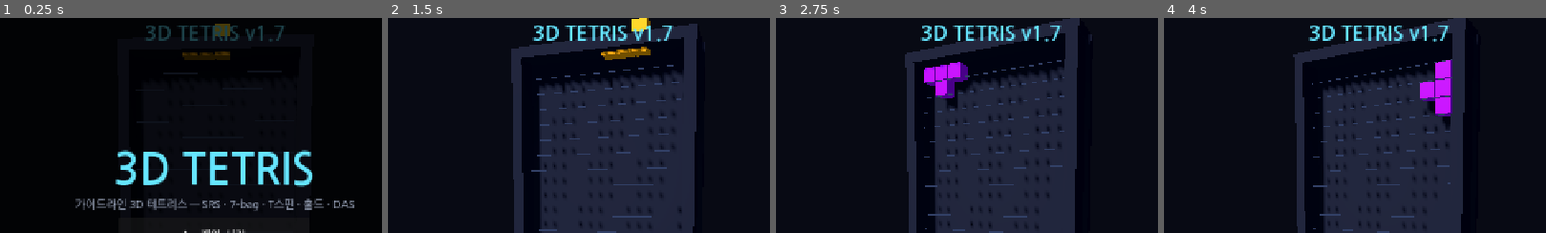
Above: before the commit, frames 1-4 (left to right).
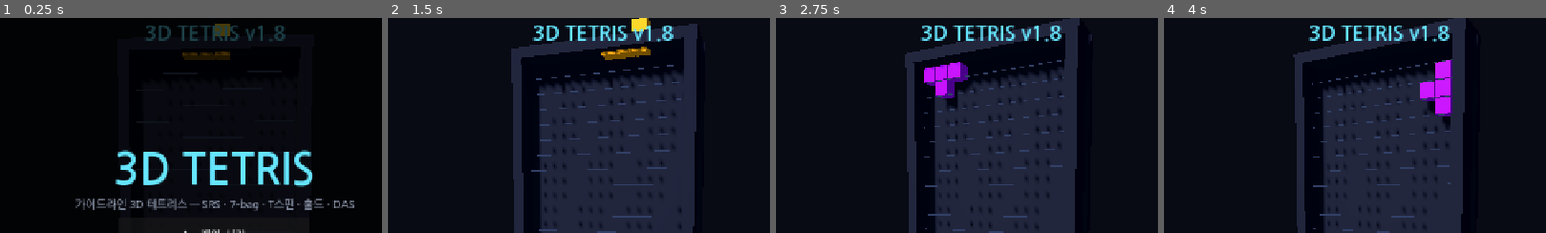
Above: after the commit, the same moments.

Repository: supark0403/3d-tetris
Game: Godot game, scene res://scenes/main.tscn
The game is run twice, just before and just after one commit, with the same random seed, the same clock (stepped at 60 frames per second) and the same inputs.
Inputs (mouse positions are % of the whole screen's width and height, from its top left):
- Up to frame 1 (0.25 s): no input
- Up to frame 2 (1.5 s): click "▶ 게임 시작" at 0.5 s; tap Enter at 1.25 s; move the mouse to (72, 45) at 1.27 s; hold D (move_right) from 1.28 s (still down); hold W (hard_drop) from 1.28 s (still down); click (72, 45) at 1.42 s
- Up to frame 3 (2.75 s): tap Space (hold_piece) at 1.55, 2.1 s; move the mouse to (30, 55) at 2.02 s; release D (move_right) at 2.03 s; release W (hard_drop) at 2.03 s; hold A (move_left) from 2.03 s (still down); tap Up (rot_180) at 2.3 s
- Up to frame 4 (4 s): move the mouse to (60, 28) at 2.77 s; release A (move_left) at 2.78 s; hold Up (rot_180) 2.78-3.53 s; hold D (move_right) from 2.78 s (still down); tap Left (rot_ccw) at 3.05, 3.6 s; move the mouse to (45, 70) at 3.52 s; click (45, 70) at 3.67 s; tap Right (rot_cw) at 3.8 s
The pictures show only the part of the screen within x 22-72%, y 0-50%; the shares and areas given below are measured in that part.

The runs differ from the first frame. In frame 1, 0.1% of the frame differs, in the area x 71-75%, y 3-11%; in frame 2, 0.2%; in frame 3, 0.2%; in frame 4, 0.2%.

Commit message:
F3 디버그 오버레이(회전/킥/락 리포트), v1.8

Diff:
--- a/scripts/main.gd
+++ b/scripts/main.gd
@@ -18,6 +18,8 @@
 var _menu: Control = null
 var _menu_settings: Control = null
 var _pause_settings: Control = null
+var _debug := false
+var _debug_l: Label = null
 var in_menu := true
 
 func _ready() -> void:
@@ -42,6 +44,11 @@
 
 func _unhandled_input(event: InputEvent) -> void:
 	if event is InputEventKey and (event as InputEventKey).echo:
+		return
+	if event is InputEventKey and (event as InputEventKey).keycode == KEY_F3 and event.pressed:
+		_debug = not _debug
+		if is_instance_valid(_debug_l):
+			_debug_l.visible = _debug
 		return
 	if _is_listening():
 		return
@@ -168,7 +175,7 @@
 	title.position = Vector2(-200, 12)
 	title.custom_minimum_size = Vector2(400, 0)
 	title.horizontal_alignment = HORIZONTAL_ALIGNMENT_CENTER
-	title.text = "3D TETRIS v1.7"
+	title.text = "3D TETRIS v1.8"
 	_font(title, 34, true)
 	title.add_theme_color_override("font_color", Color(0.4, 0.9, 1.0))
 	_ui.add_child(title)
@@ -197,6 +204,21 @@
 	_pause_panel.visible = false
 	_over_panel.visible = false
 	_build_menu()
+	_debug_l = Label.new()
+	_debug_l.set_anchors_preset(Control.PRESET_TOP_LEFT)
+	_debug_l.position = Vector2(12, 12)
+	_font(_debug_l, 15, true)
+	_debug_l.add_theme_color_override("font_color", Color(0.4, 1.0, 0.4))
+	_debug_l.visible = false
+	_ui.add_child(_debug_l)
+
+func _process(_delta: float) -> void:
+	if not is_instance_valid(_debug_l) or not _debug_l.visible:
+		return
+	var act := "-"
+	if is_instance_valid(game) and game.active_type != "":
+		act = "%s r%d piv%s" % [game.active_type, game.active_rot, str(game.active_pos)]
+	_debug_l.text = "F3 ACT %s | %s\n%s" % [act, game.last_action_text, game.last_lock_report]
 
 func _build_menu() -> void:
 	_menu = ColorRect.new()
--- a/scripts/tetris/game.gd
+++ b/scripts/tetris/game.gd
@@ -40,6 +40,8 @@
 var over := false
 var paused := false
 var last_rotate := false
+var last_action_text := "SPAWN"
+var last_lock_report := ""
 
 var _fall_acc := 0.0
 var _lock_acc := 0.0
@@ -181,6 +183,7 @@
 	if fits(cells):
 		active_pos.x += dir
 		last_rotate = false
+		last_action_text = "MOVE"
 		_ground_reset()
 		_sfx("move")
 		emit_signal("active_changed")
@@ -192,7 +195,9 @@
 		return false
 	var to_rot := posmod(active_rot + (1 if cw else -1), 4)
 	var base: Array = TetrisPieces.cells_for(active_type, to_rot)
-	for k in TetrisPieces.kicks_for(active_type, active_rot, to_rot):
+	var kicks: Array = TetrisPieces.kicks_for(active_type, active_rot, to_rot)
+	for ki in kicks.size():
+		var k: Vector2i = kicks[ki]
 		var cells: Array = []
 		for c in base:
 			cells.append(active_pos + c + k)
@@ -200,6 +205,7 @@
 			active_pos += k
 			active_rot = to_rot
 			last_rotate = true
+			last_action_text = "ROT k%d" % (ki + 1)
 			_ground_reset()
 			_sfx("rotate")
 			emit_signal("active_changed")
@@ -211,7 +217,9 @@
 		return false
 	var to_rot := posmod(active_rot + 2, 4)
 	var base: Array = TetrisPieces.cells_for(active_type, to_rot)
-	for k in TetrisPieces.kicks_for(active_type, active_rot, to_rot):
+	var kicks: Array = TetrisPieces.kicks_for(active_type, active_rot, to_rot)
+	for ki in kicks.size():
+		var k: Vector2i = kicks[ki]
 		var cells: Array = []
 		for c in base:
 			cells.append(active_pos + c + k)
@@ -219,6 +227,7 @@
 			active_pos += k
 			active_rot = to_rot
 			last_rotate = true
+			last_action_text = "ROT180 k%d" % (ki + 1)
 			_ground_reset()
 			_sfx("rotate")
 			emit_signal("active_changed")
@@ -276,6 +285,7 @@
 	score += dist * 2
 	emit_signal("hard_dropped", cells)
 	_sfx("hard")
+	last_action_text = "HARD"
 	lock_piece(true)
 
 func hold() -> void:
@@ -296,6 +306,12 @@
 	if active_type == "":
 		return
 	var spin_piece := _detect_spin()
+	var cor0 := _tspin_corners()
+	var rt := active_type
+	var rr := active_rot
+	var rp := active_pos
+	var s0 := score
+	var l0 := lines
 	var cells := active_cells()
 	var color: int = TetrisPieces.COLOR_INDEX[active_type]
 	var all_hidden := true
@@ -315,6 +331,7 @@
 		_game_over()
 		return
 	_eval_clear(spin_piece)
+	last_lock_report = "LOCK %s r%d piv%s act[%s] spin[%s] cor%d +%dL +%dpt" % [rt, rr, str(rp), last_action_text, (spin_piece if spin_piece != "" else "-"), cor0, lines - l0, score - s0]
 	if over:
 		return
 	can_hold = true
@@ -342,8 +359,11 @@
 	return true
 
 func _is_tspin() -> bool:
+	return _tspin_corners() >= 3
+
+func _tspin_corners() -> int:
 	if active_type != "T" or not last_rotate:
-		return false
+		return 0
 	var p := active_pos
 	var n := 0
 	for d in [Vector2i(-1, -1), Vector2i(1, -1), Vector2i(-1, 1), Vector2i(1, 1)]:
@@ -352,7 +372,7 @@
 			n += 1
 		elif (grid[v.y] as Array)[v.x] != 0:
 			n += 1
-	return n >= 3
+	return n
 
 func _eval_clear(spin: String) -> void:
 	var full: Array = []
@@ -453,6 +473,7 @@
 	active_rot = 0
 	active_pos = Vector2i(4, 1)
 	last_rotate = false
+	last_action_text = "SPAWN"
 	_lock_acc = 0.0
 	_resets = 0
 	_fall_acc = 0.0
